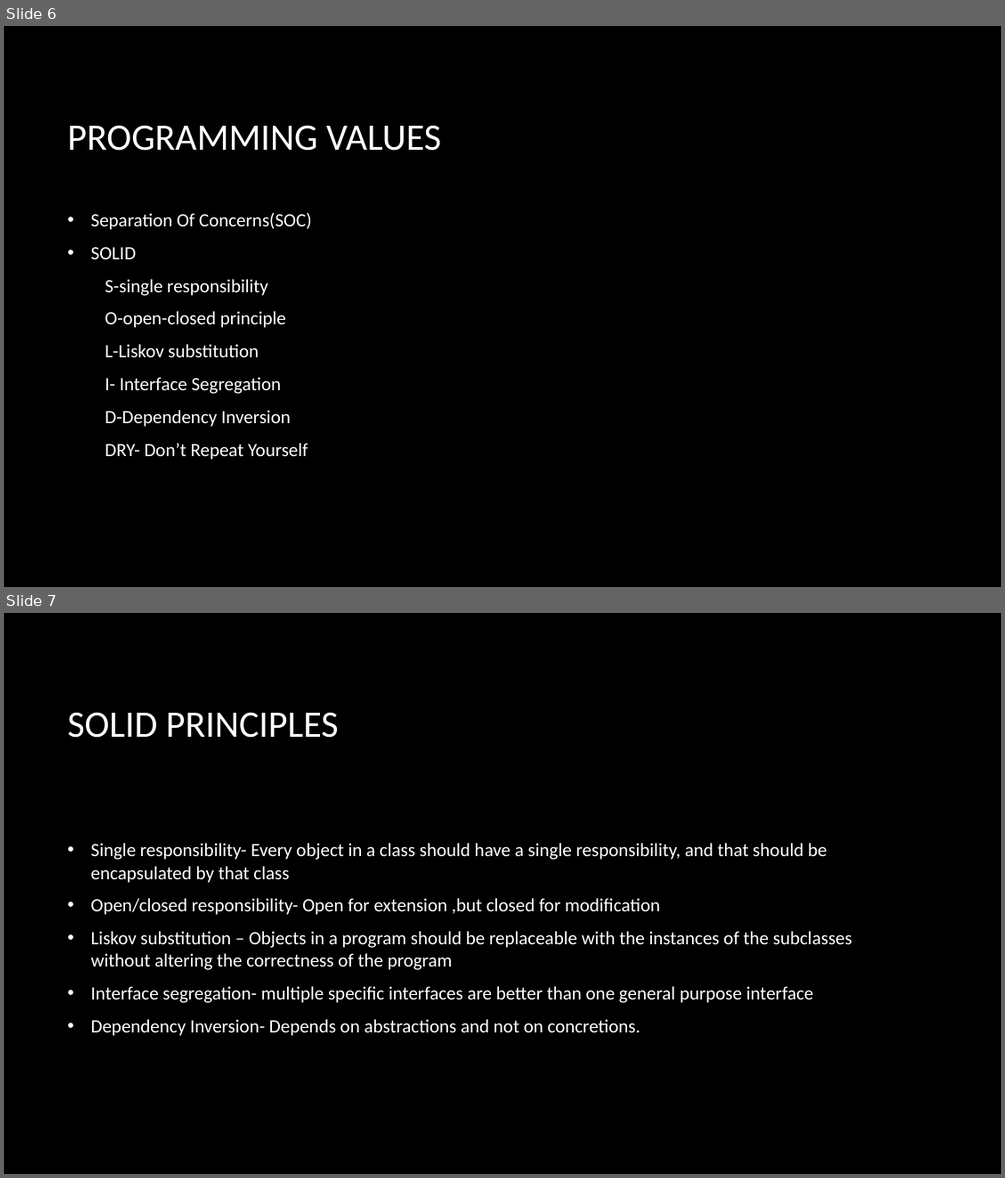
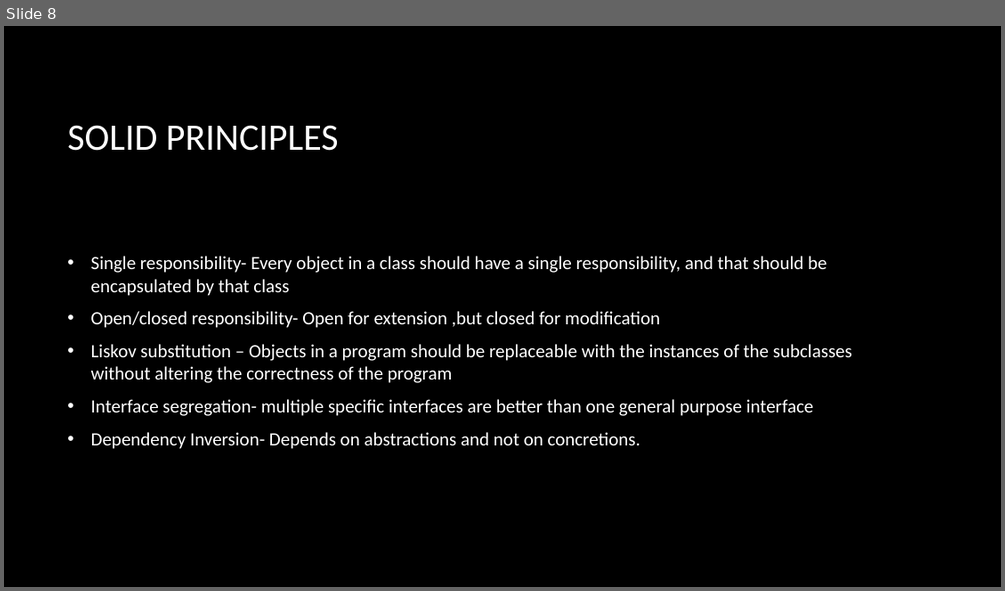
Before and after one commit to KBarros2014/TEAMB, a slide deck: site/documents/Final Presentation/final presentation.pptx. Shown one above the other, each under a label of ours: slides 6 and 7 before the commit, slide 8 after it. The pictures are 1005x1178 and 1005x591 pixels, drawn with LibreOffice and Linux fonts; fonts in the diff are those of the drawing; background and template pictures are left out. Boxes give left, top, right and bottom in pixels: in the first picture for what was removed or moved away, otherwise in the second. Text is boxed around its words. In the diff, an @@ line names an element or a change of style, - is before the commit and + after.

```diff
--- a/site/documents/Final Presentation/final presentation.pptx
+++ b/site/documents/Final Presentation/final presentation.pptx
@@ slide 6 removed at (x1=4, y1=26, x2=1001, y2=587), background picture (left out) @@
@@ title removed at (x1=67, y1=125, x2=441, y2=151) @@
-PROGRAMMING VALUES
@@ text removed at (x1=91, y1=213, x2=312, y2=459) @@
-• Separation Of Concerns(SOC)
-• SOLID
-S-single responsibility
-O-open-closed principle
-L-Liskov substitution
-I- Interface Segregation
-D-Dependency Inversion
-DRY- Don’t Repeat Yourself
@@ what was slide 7 is now slide 8 @@
```
Also in this commit, not shown: 2 slides changed, 6 slides added, 4 other slides removed.
